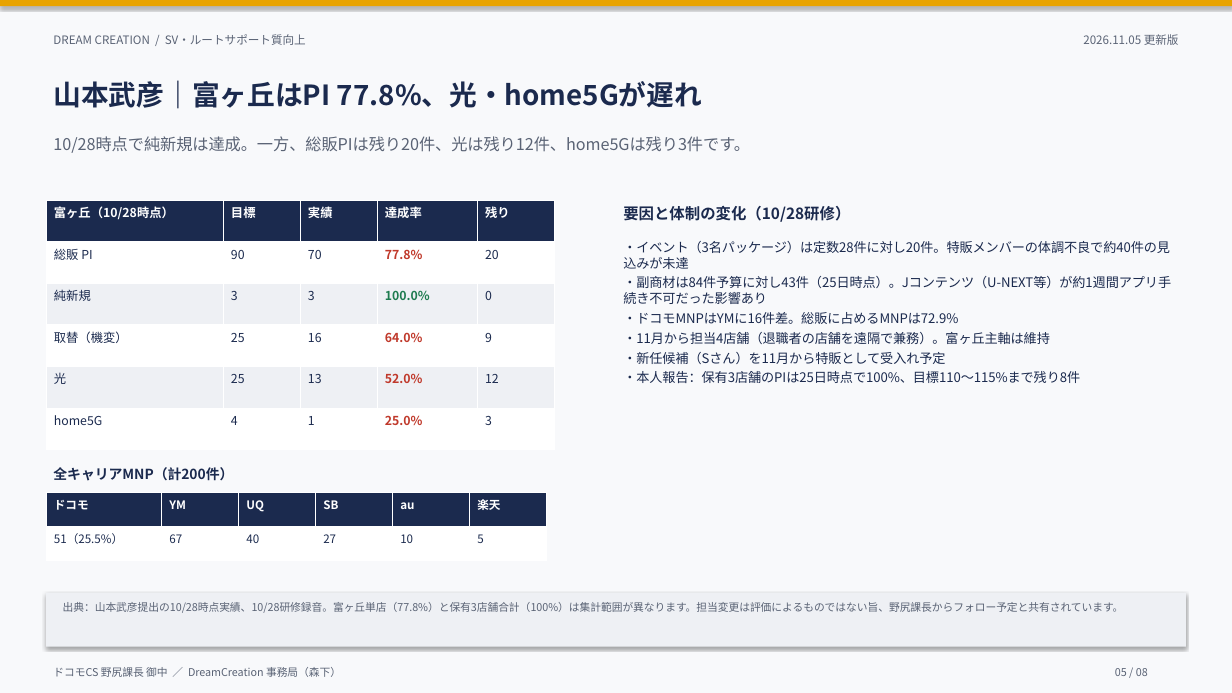
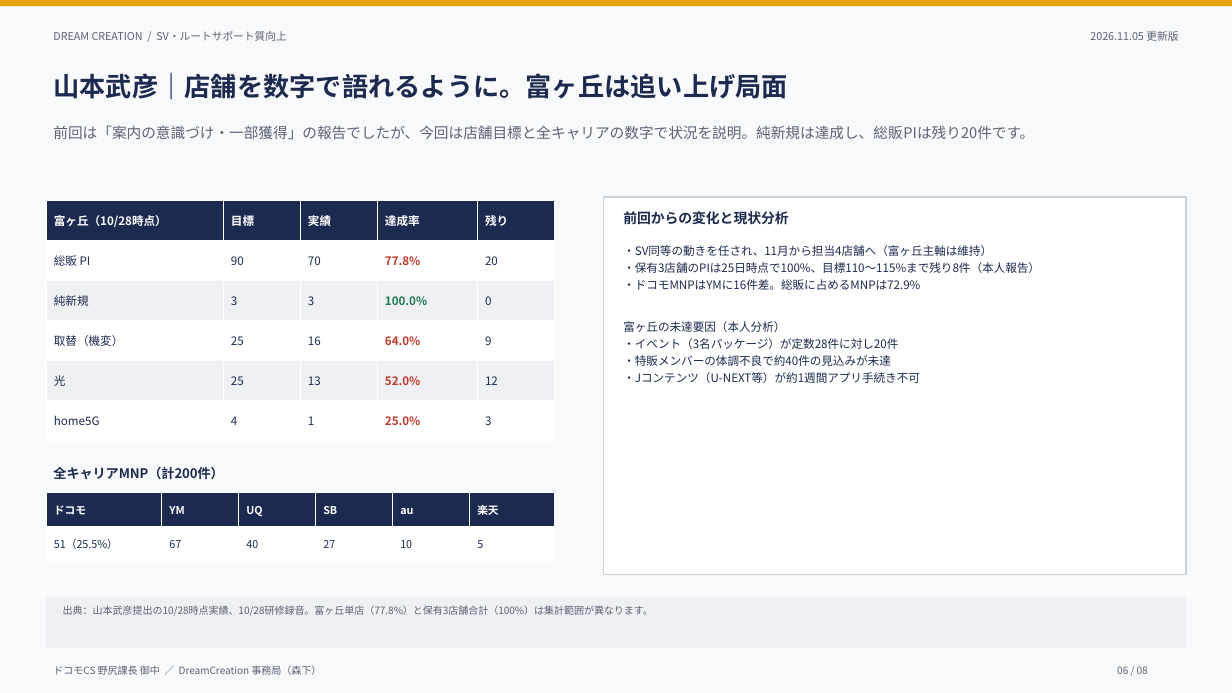
Before and after one commit to lunamax77/-next-vision, a slide deck: slide 6 of docs/reports/sv-route-support/SV_ルートサポート質向上_進捗報告_20261105.pptx (slide 5 before the commit). Drawn at 1232x693 pixels with LibreOffice and Linux fonts; fonts in the diff are those of the drawing. Boxes give left, top, right and bottom in pixels: in the first picture for what was removed or moved away, otherwise in the second. Text is boxed around its words. In the diff, an @@ line names an element or a change of style, - is before the commit and + after.

```diff
--- a/docs/reports/sv-route-support/SV_ルートサポート質向上_進捗報告_20261105.pptx
+++ b/docs/reports/sv-route-support/SV_ルートサポート質向上_進捗報告_20261105.pptx
@@ rectangle at (0, 0, 1232, 6): shadow off @@
@@ text "DREAM CREATION / SV・ルートサポート質向上" at (53, 31, 286, 41): size 11.2 to 10.5 pt; less space between paragraphs @@
@@ text "2026.11.05 更新版" at (1090, 31, 1178, 41): size 11.2 to 10.5 pt; less space between paragraphs @@
@@ text at (53, 73, 788, 99): text changed; size 27 to 25.5 pt @@
-山本武彦｜富ヶ丘はPI 77.8%、光・home5Gが遅れ
+山本武彦｜店舗を数字で語れるように。富ヶ丘は追い上げ局面
@@ text removed at (53, 136, 750, 153) @@
-10/28時点で純新規は達成。一方、総販PIは残り20件、光は残り12件、home5Gは残り3件です。
@@ text added at (53, 125, 1034, 140), 14.2 pt, text #5A6375 @@
+前回は「案内の意識づけ・一部獲得」の報告でしたが、今回は店舗目標と全キャリアの数字で状況を説明。純新規は達成し、総販PIは残り20件です。
@@ table at (46, 200, 554, 440) @@
@@ size 12 to 11.2 pt @@
@@ rectangle added at (604, 197, 1186, 574), fill #FFFFFF, outline #C9CFDA 1.5 pt @@
@@ text at (623, 211, 789, 225): text changed; size 15 to 13.5 pt @@
-要因と体制の変化（10/28研修）
+前回からの変化と現状分析
@@ text at (623, 245, 1040, 273): text changed; size 12.8 to 11.2 pt @@
-・イベント（3名パッケージ）は定数28件に対し20件。特販メンバーの体調不良で約40件の見込みが未達
-・副商材は84件予算に対し43件（25日時点）。Jコンテンツ（U-NEXT等）が約1週間アプリ手続き不可だった影響あり
+・SV同等の動きを任され、11月から担当4店舗へ（富ヶ丘主軸は維持）
+・保有3店舗のPIは25日時点で100%、目標110〜115%まで残り8件（本人報告）
@@ text at (623, 279, 920, 290): size 12.8 to 11.2 pt in "・ドコモMNPはYMに16件差。総販に占めるMNPは72.9%"; less space between paragraphs @@
@@ text at (623, 321, 920, 383): text changed; size 12.8 to 11.2 pt @@
-・11月から担当4店舗（退職者の店舗を遠隔で兼務）。富ヶ丘主軸は維持
-・新任候補（Sさん）を11月から特販として受入れ予定
-・本人報告：保有3店舗のPIは25日時点で100%、目標110〜115%まで残り8件
+富ヶ丘の未達要因（本人分析）
+・イベント（3名パッケージ）が定数28件に対し20件
+・特販メンバーの体調不良で約40件の見込みが未達
+・Jコンテンツ（U-NEXT等）が約1週間アプリ手続き不可
@@ text "全キャリアMNP（計200件）" at (53, 467, 223, 480): size 13.5 to 12.8 pt; less space between paragraphs @@
@@ table at (46, 493, 554, 561) @@
@@ size 11.2 to 10.5 pt @@
@@ table: place and size @@
-table at (46, 493, 545, 561)
+table at (46, 493, 554, 561)
@@ rectangle at (46, 597, 1185, 648): shadow off @@
@@ rectangle: place and size @@
-rectangle at (46, 593, 1185, 647)
+rectangle at (46, 597, 1185, 648)
@@ text at (63, 605, 653, 616): text changed; size 10.5 to 9.8 pt @@
-出典：山本武彦提出の10/28時点実績、10/28研修録音。富ヶ丘単店（77.8%）と保有3店舗合計（100%）は集計範囲が異なります。担当変更は評価によるものではない旨、野尻課長からフォロー予定と共有されています。
+出典：山本武彦提出の10/28時点実績、10/28研修録音。富ヶ丘単店（77.8%）と保有3店舗合計（100%）は集計範囲が異なります。
@@ text "ドコモCS 野尻課長 御中 ／ DreamCreation ..." at (53, 665, 321, 675): size 10.5 to 9.8 pt; less space between paragraphs @@
@@ text at (1117, 666, 1148, 674): text changed; size 10.5 to 9.8 pt @@
-05 / 08
+06 / 08
```
Also in this commit, not shown: 5 other slides changed, 2 slides added, 2 slides removed, 2 other files.
